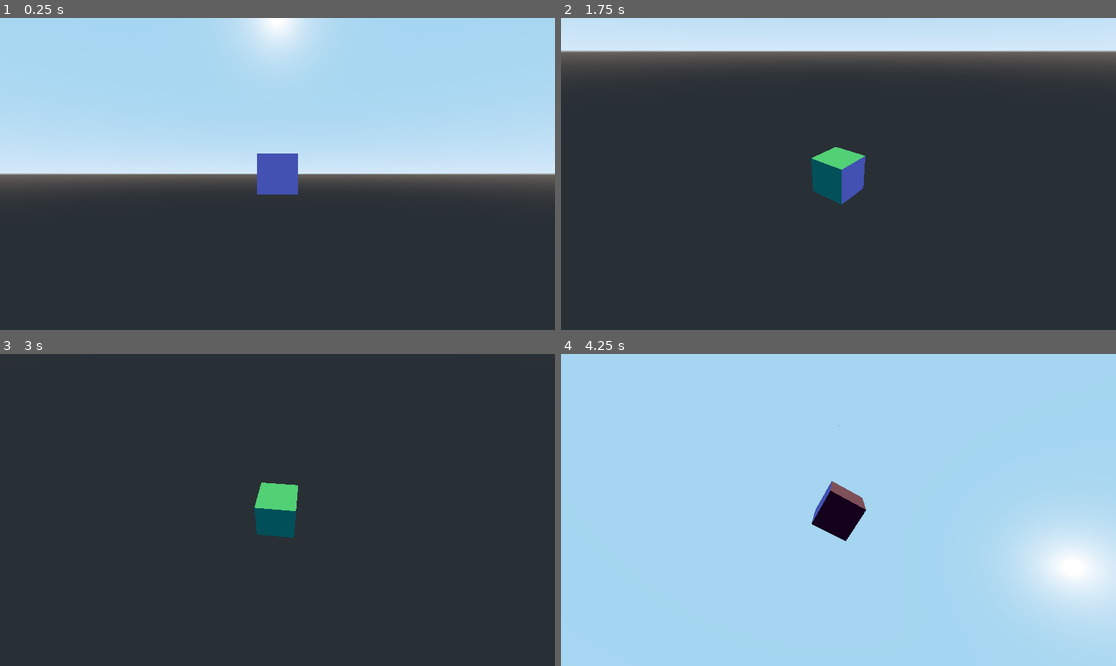
Above: before the commit, frames 1-4 (two rows, left to right).
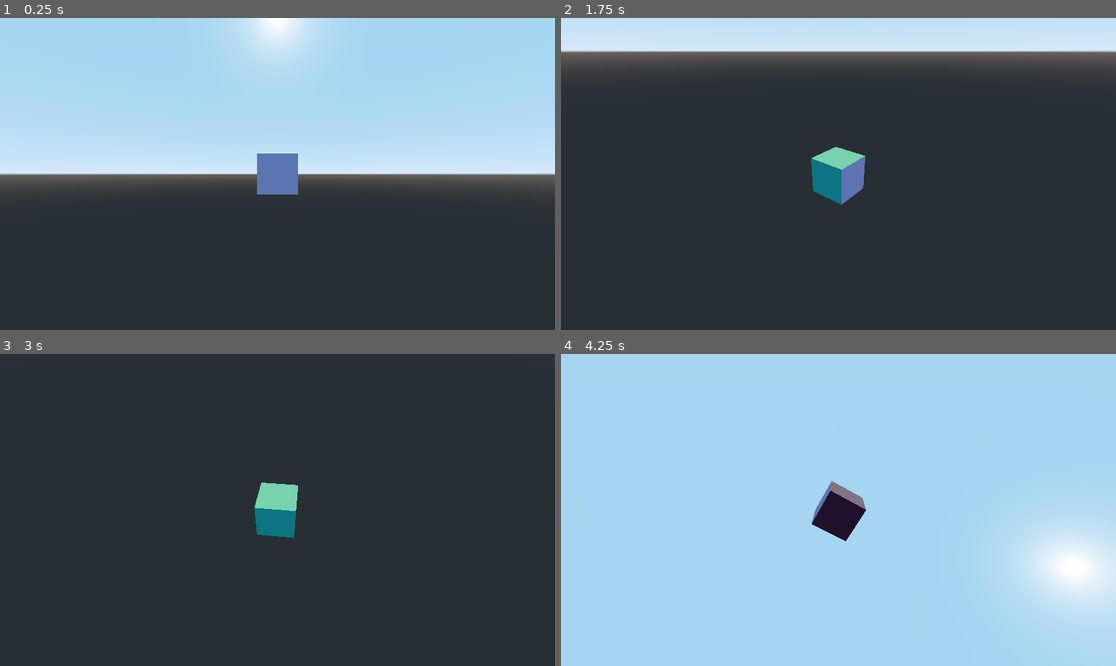
Above: after the commit, the same moments.

Repository: LucaJunge/godot_orbit_controls
Game: Godot game, scene res://tests/Simple.tscn
Two runs of this game, one before a commit and one after it. Both use one fixed random seed, a clock stepped at 60 frames per second and the inputs below.
Inputs (mouse positions are in pixels of both pictures, inside the frame that each line leads up to):
- Up to frame 1 (0.25 s): no input
- Up to frame 2 (1.75 s): tap Enter at 0.5 s; move the mouse to (960, 158) at 0.52 s; click (960, 158) at 0.67 s; tap Space at 1.25 s; drag from (727, 189) to (810, 236) at 1.27 s
- Up to frame 3 (3 s): move the mouse to (333, 441) at 2.02 s; click (333, 441) at 2.17 s; tap Enter at 2.75 s; drag from (249, 572) to (111, 463) at 2.77 s
- Up to frame 4 (4.25 s): move the mouse to (1005, 556) at 3.52 s; click (1005, 556) at 3.67 s

The runs differ from the first frame. In frame 1, 1.0% of the frame differs, in the area x 46-54%, y 43-57%; in frame 2, 1.4%, in the area x 45-55%, y 41-60%; in frame 3, 1.2%; in frame 4, 0.3%.

Commit message:
added gitattributes

Diff:
--- a/project.godot
+++ b/project.godot
@@ -27,7 +27,7 @@
 boot_splash/image="res://icon-432-foreground.png"
 boot_splash/fullsize=false
 boot_splash/bg_color=Color( 0.14902, 0.172549, 0.231373, 1 )
-config/icon="res://addons/orbit_controls/godot-orbit-controls.svg"
+config/icon="res://icon-192.png"
 
 [display]
 
@@ -46,7 +46,6 @@
 
 [rendering]
 
-quality/driver/driver_name="GLES2"
 vram_compression/import_etc=true
 vram_compression/import_etc2=false
 environment/default_environment="res://default_env.tres"
--- a/tests/Simple.tscn
+++ b/tests/Simple.tscn
@@ -85,7 +85,7 @@
 damping/enabled = true
 damping/damping_factor = 0.05
 pan/enabled = true
-pan/speed = 1.0
+pan/speed = 5.0
 pan/screen_space_panning = false
 pan/key_pan_speed = 7.0
 
Not shown, added: .gitattributes
